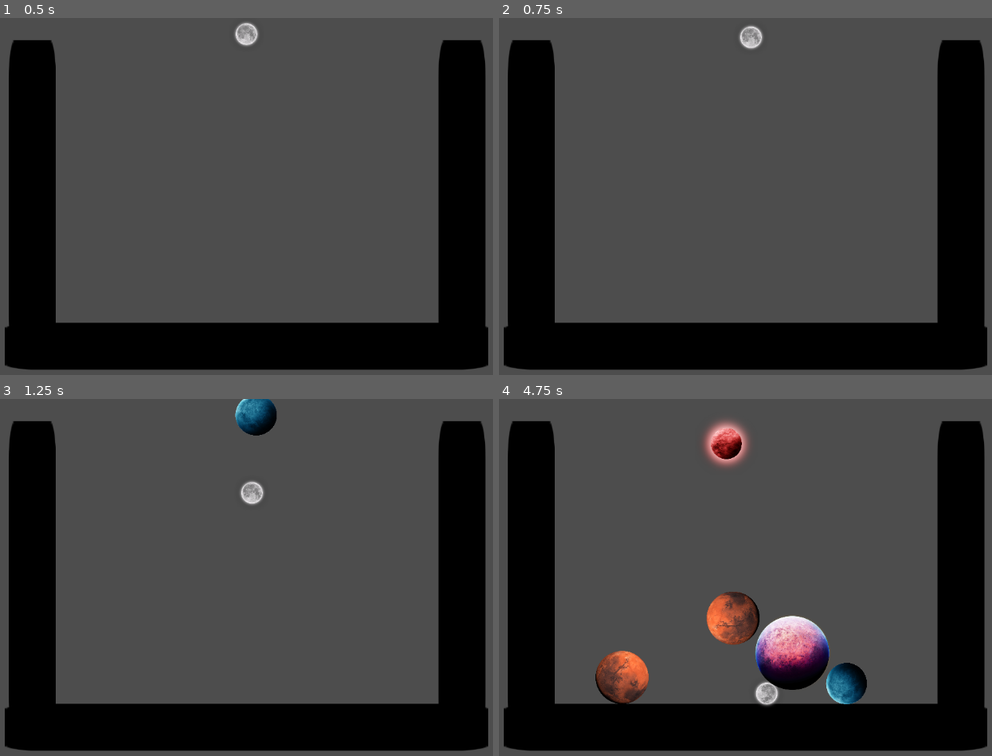
Above: before the commit, frames 1-4 (two rows, left to right).
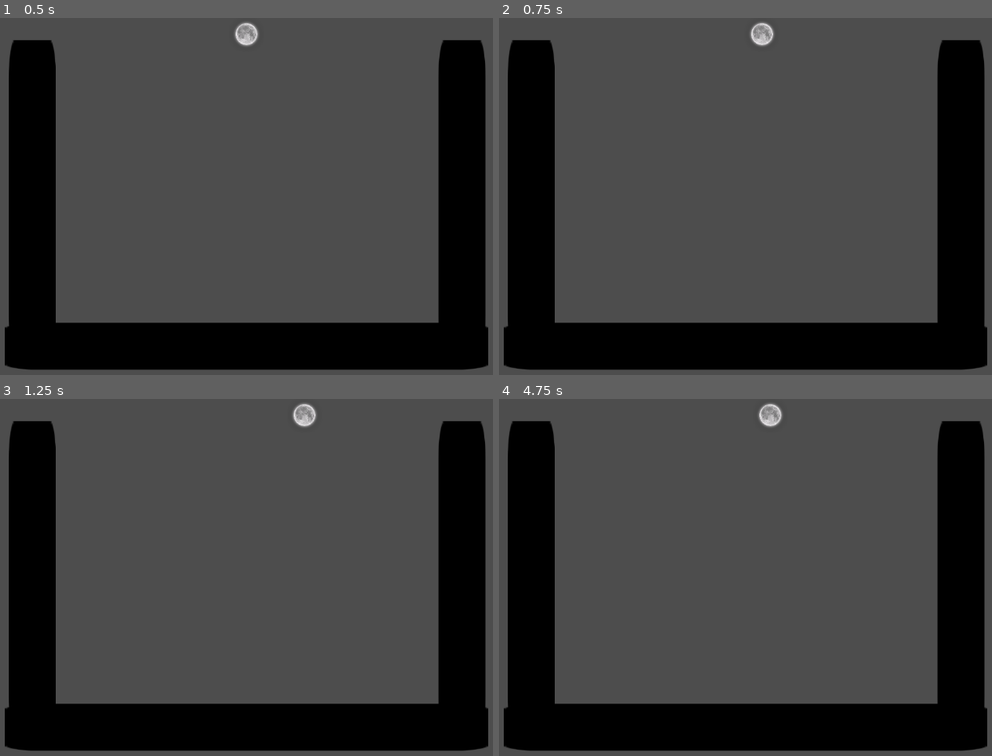
Above: after the commit, the same moments.

Repository: 6thAce/marbel-merger
Game: Godot game, scene res://main.tscn
Same seed, same stepped clock (60 frames per second), same inputs: the game is played once before the commit and once after it. The engine's default icon, where the game draws it, is replaced by a stand-in: a white triangle on a blue panel in a dark square.
Inputs (mouse positions are in pixels of both pictures, inside the frame that each line leads up to):
- Up to frame 1 (0.5 s): no input
- Up to frame 2 (0.75 s): tap Enter at 0.5 s; move the mouse to (883, 178) at 0.52 s; hold Right (ui_right) from 0.53 s (still down); tap Space (space) at 0.6 s; click (883, 178) at 0.67 s
- Up to frame 3 (1.25 s): keep holding Right (ui_right)
- Up to frame 4 (4.75 s): move the mouse to (617, 595) at 1.27 s; release Right (ui_right) at 1.28 s; hold Left (ui_left) 1.28-2.03 s; tap Space (space) every 0.75 s from 1.35 to 4.35 s; click (617, 595) at 1.42 s; move the mouse to (809, 498) at 2.02 s; hold Right (ui_right) 2.03-3.53 s; click (809, 498) at 2.17 s; move the mouse to (710, 648) at 2.77 s; click (710, 648) at 2.92 s; move the mouse to (937, 631) at 3.52 s; hold Left (ui_left) from 3.53 s (still down); click (937, 631) at 3.67 s; move the mouse to (553, 523) at 4.27 s; click (553, 523) at 4.42 s

Frame 1 is identical in both runs. In frame 2, 0.4% of the frame differs, in the area x 48-56%, y 1-9%; in frame 3, 1.2%; in frame 4, 7.3%, in the area x 19-75%, y 1-87%.
Error after the commit: Invalid call. Nonexistent function 'has_variable' in base 'RigidBody2D (ball_0.gd)'. (res://main.gd:32)

Commit message:
Add is_preview flag to balls and improve preview logic
Introduces an is_preview variable to all ball scripts for preview state tracking. Updates main.gd to use this flag, disables collisions and physics for preview balls, and refines the preview spawning and dropping logic for better control and clarity.

Diff:
--- a/ball_0.gd
+++ b/ball_0.gd
@@ -1,6 +1,7 @@
 extends RigidBody2D
 
 @export var level: int = 0
+var is_preview: bool = false
 @onready var main: Node = get_tree().get_root().find_child("Main", true, false)
 
 func _ready() -> void:
--- a/ball_1.gd
+++ b/ball_1.gd
@@ -1,6 +1,7 @@
 extends RigidBody2D
 
 @export var level: int = 1
+var is_preview: bool = false
 @onready var main: Node = get_tree().get_root().find_child("Main", true, false)
 
 func _ready() -> void:
--- a/ball_2.gd
+++ b/ball_2.gd
@@ -1,6 +1,7 @@
 extends RigidBody2D
 
 @export var level: int = 2
+var is_preview: bool = false
 @onready var main: Node = get_tree().get_root().find_child("Main", true, false)
 
 func _ready() -> void:
--- a/ball_3.gd
+++ b/ball_3.gd
@@ -1,6 +1,7 @@
 extends RigidBody2D
 
 @export var level: int = 3
+var is_preview: bool = false
 @onready var main: Node = get_tree().get_root().find_child("Main", true, false)
 
 func _ready() -> void:
--- a/ball_4.gd
+++ b/ball_4.gd
@@ -1,6 +1,7 @@
 extends RigidBody2D
 
 @export var level: int = 4
+var is_preview: bool = false
 @onready var main: Node = get_tree().get_root().find_child("Main", true, false)
 
 func _ready() -> void:
--- a/ball_5.gd
+++ b/ball_5.gd
@@ -1,6 +1,7 @@
 extends RigidBody2D
 
 @export var level: int = 5
+var is_preview: bool = false
 @onready var main: Node = get_tree().get_root().find_child("Main", true, false)
 
 func _ready() -> void:
--- a/main.gd
+++ b/main.gd
@@ -1,29 +1,45 @@
 extends Node2D
 
 @onready var spawner = $BallSpawner
+
 var ball_scenes = [
 	preload("res://ball0.tscn"),
 	preload("res://ball1.tscn"),
 	preload("res://ball2.tscn"),
 	preload("res://ball3.tscn"),
 	preload("res://ball4.tscn")
-	#preload("res://ball5.tscn")
+	# preload("res://ball5.tscn")
 ]
 
-var preview_ball: Node2D = null
+var preview_ball: RigidBody2D = null
 var can_move = true
 
 func _ready():
 	spawn_preview()
 
-# Create a preview ball at spawner
+# --- Create a preview ball ---
 func spawn_preview():
 	var BallScene = ball_scenes[randi() % ball_scenes.size()]
 	preview_ball = BallScene.instantiate()
 	preview_ball.position = spawner.position
-	preview_ball.freeze = true  # stops all physics
+	preview_ball.is_preview = true   # no check needed
+	preview_ball.freeze = true
+	preview_ball.set_collision_layer_value(1, false)
+	preview_ball.set_collision_mask_value(1, false)
 	add_child(preview_ball)
 
+	# Mark it as preview mode
+	if preview_ball.has_variable("is_preview"):
+		preview_ball.is_preview = true
+
+	# Disable collision and physics temporarily
+	preview_ball.freeze = true
+	preview_ball.set_collision_layer_value(1, false)
+	preview_ball.set_collision_mask_value(1, false)
+
+	add_child(preview_ball)
+
+# --- Handle movement ---
 func _process(delta):
 	if preview_ball and can_move:
 		if Input.is_action_pressed("ui_left"):
@@ -31,20 +47,30 @@
 		if Input.is_action_pressed("ui_right"):
 			preview_ball.position.x += 200 * delta
 
+# --- Handle input ---
 func _input(event):
 	if event is InputEventMouseButton and event.pressed:
 		drop_ball()
-	if Input.is_action_just_pressed("space"):
+	elif Input.is_action_just_pressed("space"):
 		drop_ball()
-	if event is InputEventScreenTouch and event.pressed:
+	elif event is InputEventScreenTouch and event.pressed:
 		drop_ball()
 
+# --- Drop the preview ball ---
 func drop_ball():
 	if preview_ball:
+		# Enable collisions and physics
 		preview_ball.freeze = false
+		preview_ball.set_collision_layer_value(1, true)
+		preview_ball.set_collision_mask_value(1, true)
+
+		if preview_ball.has_variable("is_preview"):
+			preview_ball.is_preview = false
+
 		preview_ball = null
 		can_move = false
-		# Wait a short delay, then allow next ball
+
+		# Wait before spawning next ball
 		await get_tree().create_timer(0.5).timeout
 		can_move = true
 		spawn_preview()
